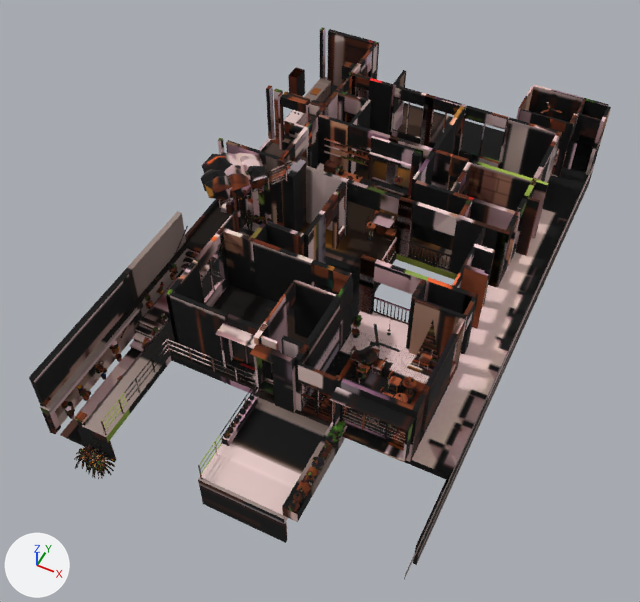
One commit to the glTF model site/public/models/baked/ground-day.gltf: the scene before it, then after it.
Before and after are seen from a camera (50 mm lens) standing at (4.46, -10.28, 11.58) and looking at (-0.18, -1.0, -0.02). The axes (+X, +Y, +Z) are drawn at lower left. The lights are the same throughout. The older version comes first. Vertices at exactly the same position are counted once.

The first picture shows 'ground.baked.001'.
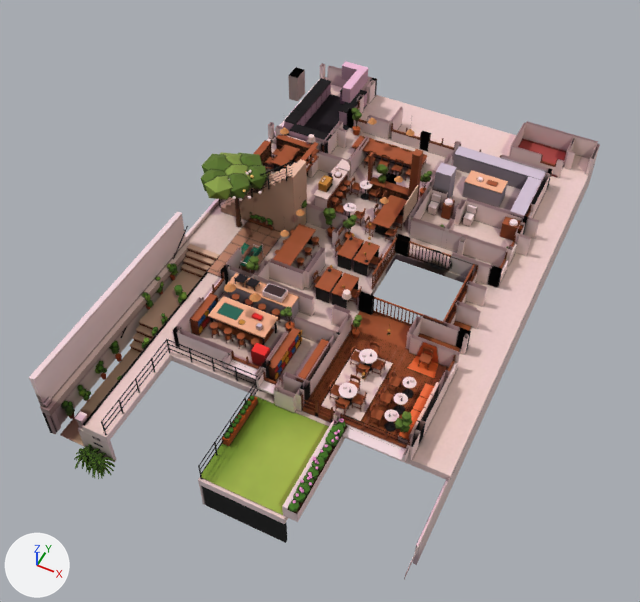
Where the change shows, as pixel boxes [x1, y1, x2, y2] in the pictures (640 x 602 px; the box of a moved part takes in the faces that stretch with it):
'ground.baked.001', reshaped (6% shorter)
    before: [29, 27, 611, 579]
    after: [29, 61, 600, 579]
part 1 of me_ground_baked_003, moved or reshaped
    before: [324, 160, 340, 175]
    after: [318, 175, 332, 192]
part 2 of me_ground_baked_003, added
    after: [376, 164, 386, 173]
part 3 of me_ground_baked_003, added
    after: [378, 175, 386, 183]
part 4 of me_ground_baked_003, moved or reshaped
    before: [359, 178, 375, 186]
    after: [315, 159, 350, 209]
part 5 of me_ground_baked_003, added
    after: [360, 180, 372, 189]
part 6 of me_ground_baked_003, added
    after: [343, 203, 356, 212]
part 7 of me_ground_baked_003, added
    after: [306, 155, 319, 173]
part 8 of me_ground_baked_003, added
    after: [306, 149, 319, 166]
part 9 of me_ground_baked_003, added
    after: [301, 142, 319, 161]
part 10 of me_ground_baked_003, deleted
    before: [194, 50, 601, 437]
part 11 of me_ground_baked_003, cut back
    before: [166, 27, 611, 462]
    after: [173, 63, 600, 546]
part 12 of me_ground_baked_003, surface changed
    both: [29, 61, 596, 577]

The edits, one by one:
me_ground_baked_003 is used by ob_ground_baked_001; location (0.0, 0.0, 0.0).
me_ground_baked_003 had 47331 vertices, 87372 faces and spanned x -3.15..3.13, y -5.42..5.0, z -0.73..1.83.
me_ground_baked_003 now has 46721 vertices, 75511 faces and spans x -3.15..3.13, y -5.42..5.0, z -0.73..1.83.
me_ground_baked_003 part 1: the loose piece of 8 vertices spanning x -1.44..-1.19, y 1.68..1.86, z 0.43..0.59 is turned 90 degrees about the z axis through its middle, then moved by (0.1, -0.48, 0.0).
me_ground_baked_003 part 2: a new loose piece, an icosphere of 20 faces spanning x -0.51..-0.3, y 1.98..2.17, z 0.51..0.68, in mat_baked_ground_day (picture img_ground_day_jpg).
me_ground_baked_003 part 3: a new loose piece, an icosphere of 20 faces spanning x -0.44..-0.27, y 1.95..2.11, z 0.32..0.46, in mat_baked_ground_day (picture img_ground_day_jpg).
me_ground_baked_003 part 4: the loose piece of 35 vertices spanning x -1.6..-0.42, y 1.57..1.85, z 0.01..0.43 is turned 90 degrees about the z axis through its middle, then moved by (-0.14, -0.12, 0.0).
me_ground_baked_003 part 5: a new loose piece, a 28-sided cylinder along z spanning x -0.723..-0.477, y 1.697..1.943, z 0.3..0.312, in mat_baked_ground_day (picture img_ground_day_jpg).
me_ground_baked_003 part 6: a new loose piece, a 28-sided cylinder along z spanning x -0.723..-0.477, y 0.977..1.223, z 0.3..0.312, in mat_baked_ground_day (picture img_ground_day_jpg).
me_ground_baked_003 part 7: a new loose piece, a box spanning x -1.778..-1.672, y 0.958..1.942, z 0.514..0.528, in mat_baked_ground_day (picture img_ground_day_jpg).
me_ground_baked_003 part 8: a new loose piece, a box spanning x -1.778..-1.672, y 0.958..1.942, z 0.67..0.684, in mat_baked_ground_day (picture img_ground_day_jpg).
me_ground_baked_003 part 9: a new loose piece, a box spanning x -1.778..-1.672, y 0.958..1.942, z 0.826..0.84, in mat_baked_ground_day (picture img_ground_day_jpg).
me_ground_baked_003 part 10: 770 loose pieces with 12444 vertices, spanning x -2.73..3.06, y -3.56..4.69, z 0.01..1.3, are deleted.
me_ground_baked_003 part 11: 1633 vertices removed from x -3.13..3.12, y -3.48..5.0, z 0.0..1.3; 13942 vertices added at x -3.13..3.12, y -4.44..5.0, z -0.15..1.31.
me_ground_baked_003 part 12: 51110 kept faces spanning x -3.15..3.13, y -5.42..5.0, z -0.73..1.83 get new texture (UV) coordinates.
Other edits to the shape of me_ground_baked_003 do not show in these pictures.
